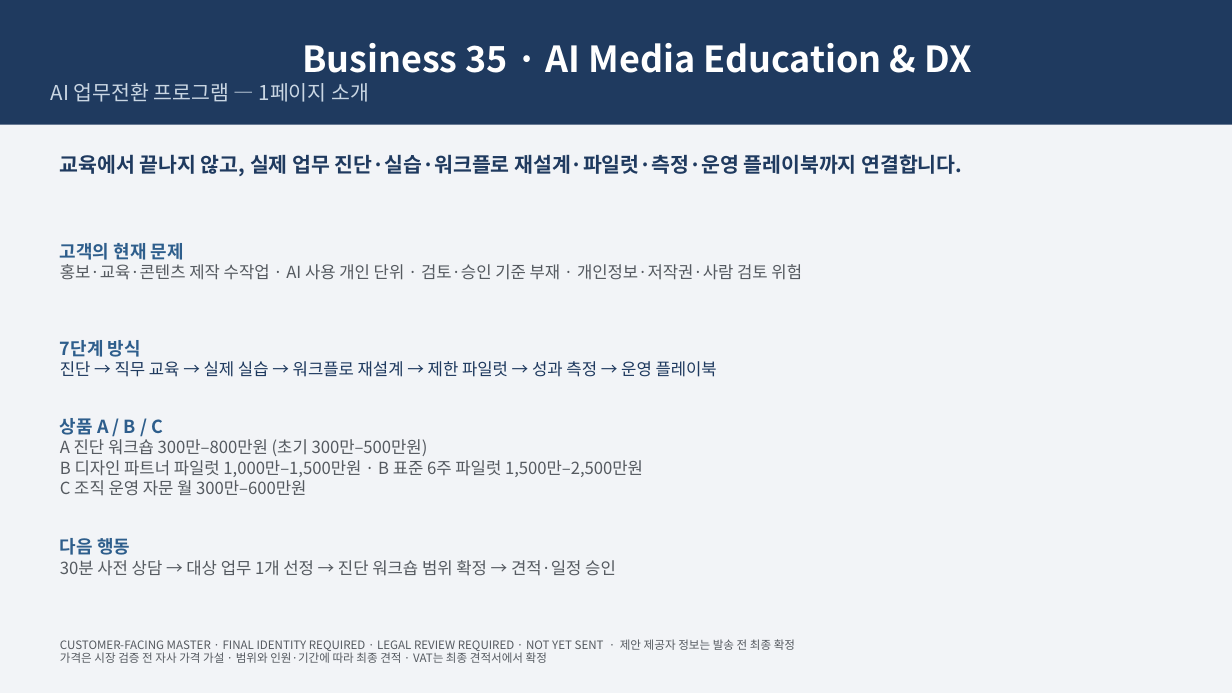
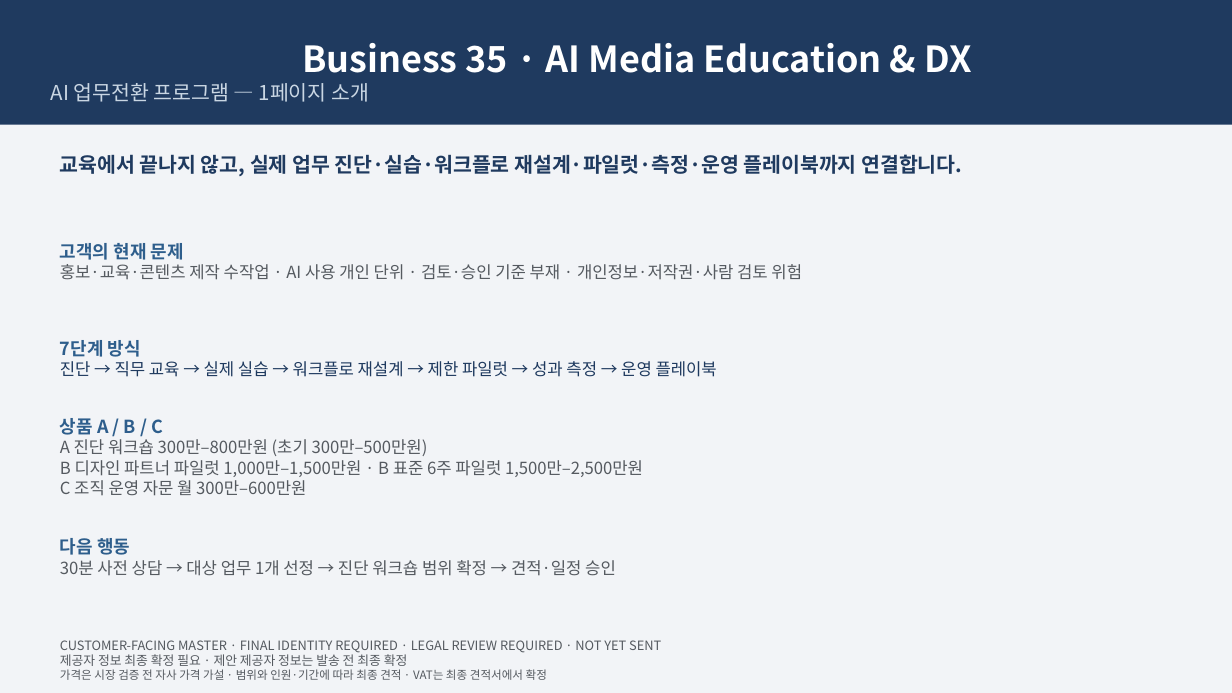
Before and after one commit to skerishKang/ai-revenue-lab, a slide deck: slide 1 of docs/commercial/business-35-ai-media-education-dx/customer-package/Business35_OnePage_Offer_Source.pptx. Drawn at 1232x693 pixels with LibreOffice and Linux fonts; fonts in the diff are those of the drawing. Boxes give left, top, right and bottom in pixels: in the first picture for what was removed or moved away, otherwise in the second. Text is boxed around its words. In the diff, an @@ line names an element or a change of style, - is before the commit and + after.

```diff
--- a/docs/commercial/business-35-ai-media-education-dx/customer-package/Business35_OnePage_Offer_Source.pptx
+++ b/docs/commercial/business-35-ai-media-education-dx/customer-package/Business35_OnePage_Offer_Source.pptx
@@ text at bbox=[60, 640, 661, 670]: text changed; size 9 to 10 pt @@
-CUSTOMER-FACING MASTER · FINAL IDENTITY REQUIRED · LEGAL REVIEW REQUIRED · NOT YET SENT · 제안 제공자 정보는 발송 전 최종 확정
+CUSTOMER-FACING MASTER · FINAL IDENTITY REQUIRED · LEGAL REVIEW REQUIRED · NOT YET SENT
+제공자 정보 최종 확정 필요 · 제안 제공자 정보는 발송 전 최종 확정
```
Also in this commit, not shown: 23 other files.
